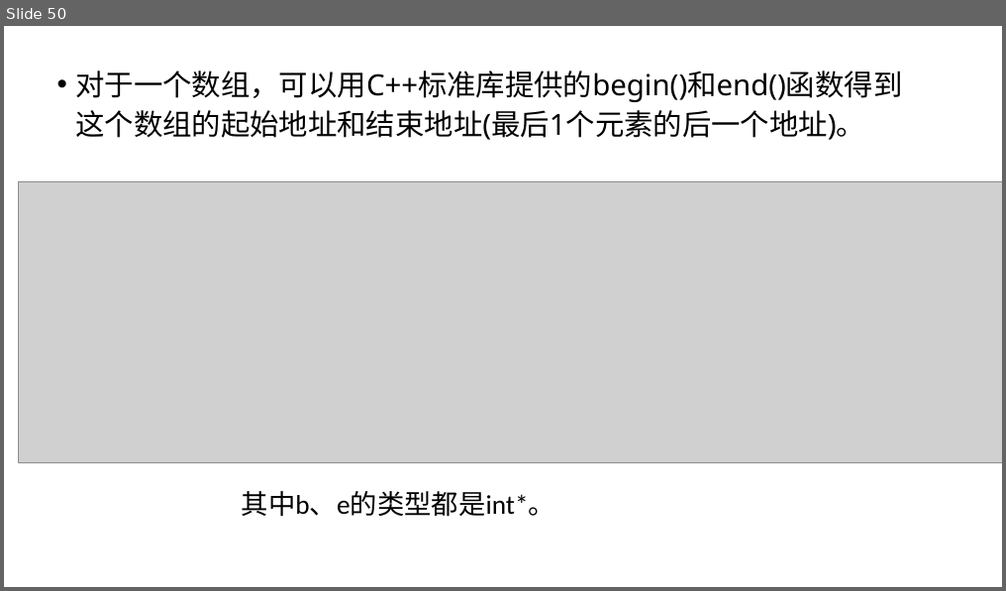
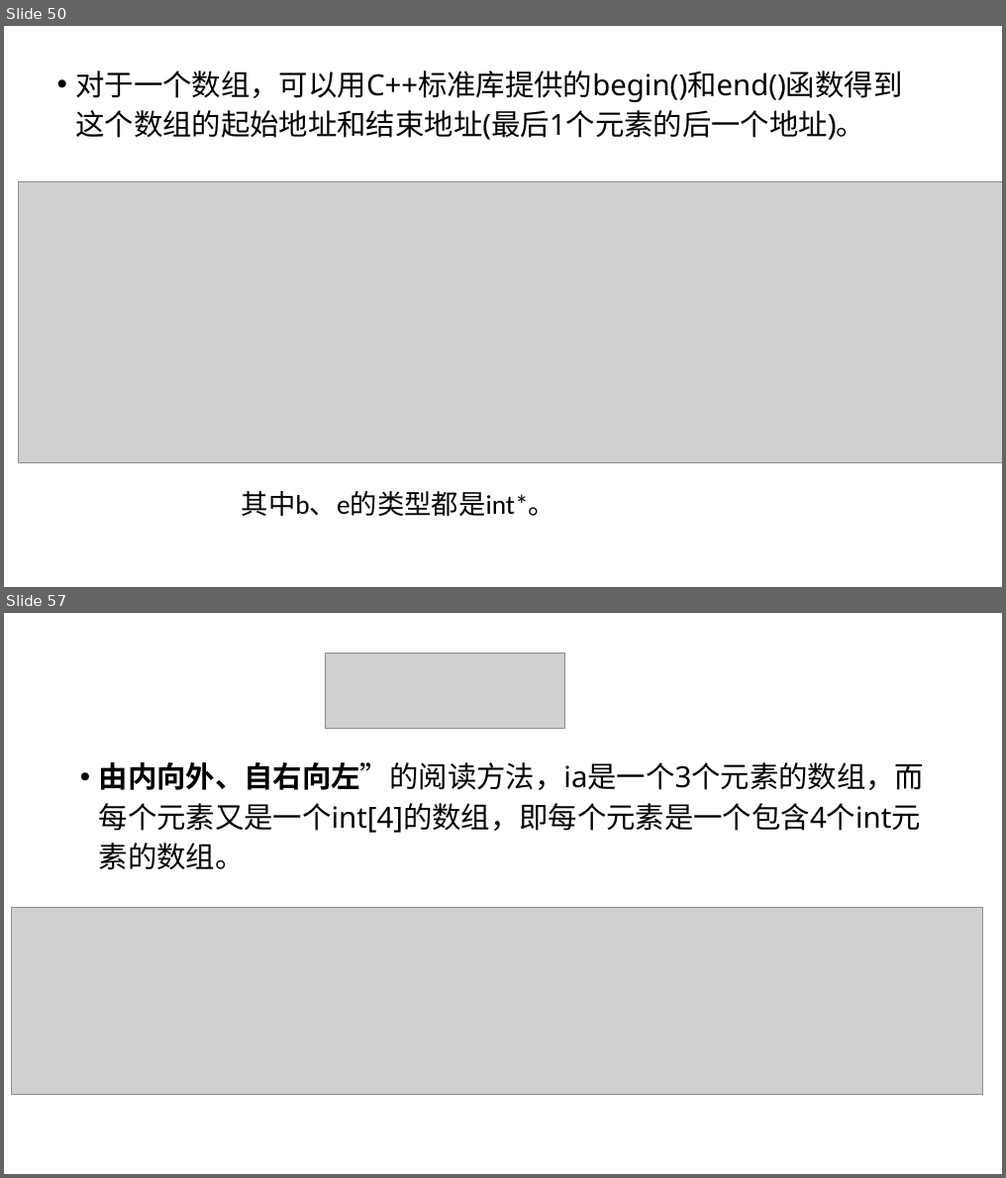
Before and after one commit to hwdong-net/cplusplus17, a slide deck: ppt/第5章 复合类型.pptx. Shown one above the other, each under a label of ours: slide 50 before the commit, slides 50 and 57 after it; the slides between them are not shown. The pictures are 1006x591 and 1006x1178 pixels, drawn with LibreOffice and Linux fonts; fonts in the diff are those of the drawing; grey boxes stand for pictures. Boxes give left, top, right and bottom in pixels: in the first picture for what was removed or moved away, otherwise in the second. Text is boxed around its words. In the diff, an @@ line names an element or a change of style, - is before the commit and + after.

```diff
--- a/ppt/第5章 复合类型.pptx
+++ b/ppt/第5章 复合类型.pptx
@@ slide 57 added at box(4, 613, 1002, 1174), background #FFFFFF @@
@@ picture added at box(325, 653, 565, 729) @@
@@ text added at box(99, 762, 925, 870), 28 pt, text #000000 @@
+• 由内向外、自右向左”的阅读方法，ia是一个3个元素的数组，而每个元素又是一个int[4]的数组，即每个元素是一个包含4个int元素的数组。
@@ picture added at box(12, 908, 982, 1094) @@
```
Also in this commit, not shown: 20 other slides added.
